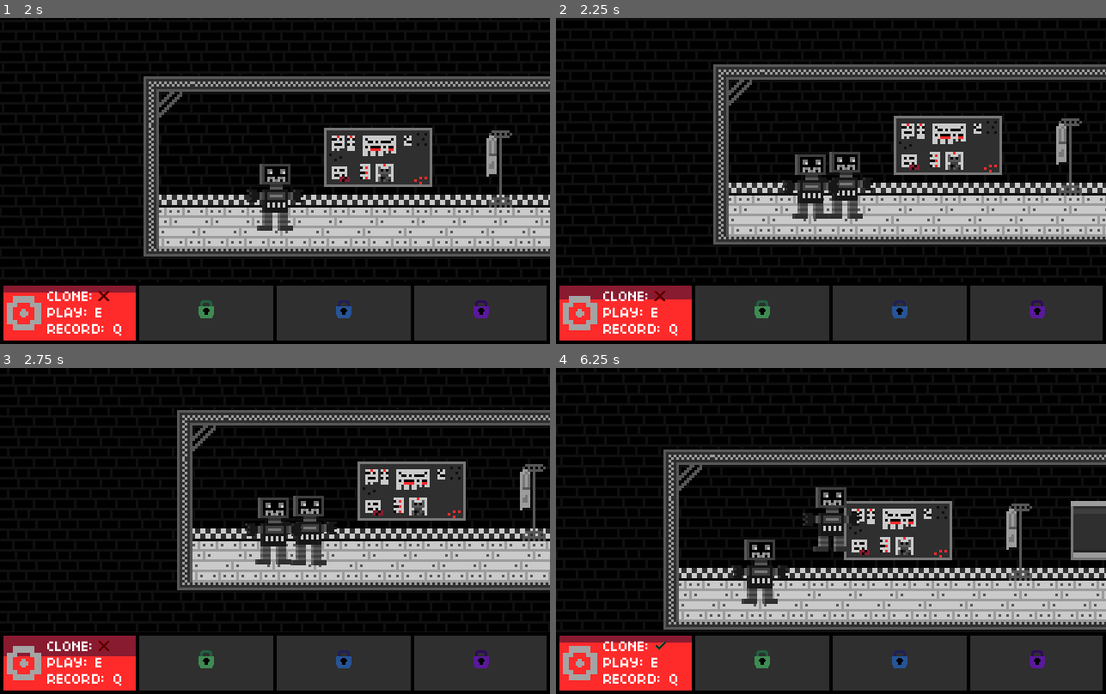
Above: before the commit, frames 1-4 (two rows, left to right).
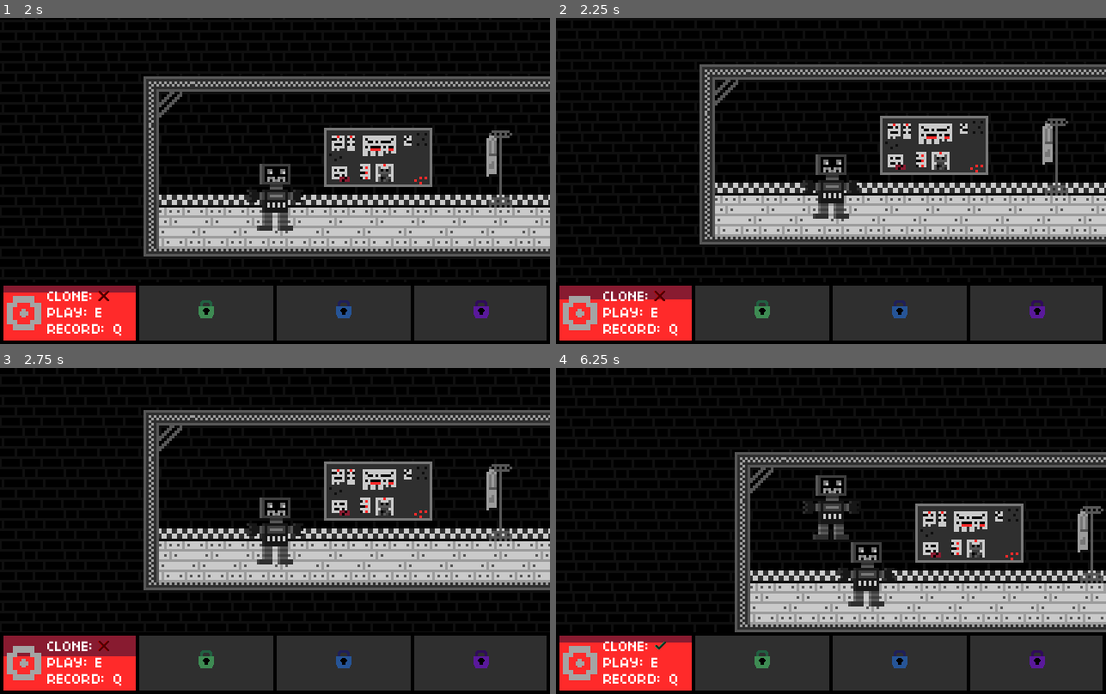
Above: after the commit, the same moments.

Repository: diabelnet/Time-Bounce
Game: Godot game, scene res://Scenes/level_1.tscn
Same seed, same stepped clock (60 frames per second), same inputs: the game is played once before the commit and once after it.
Inputs:
- Up to frame 1 (2 s): tap E (Play_Clone_1) at 0.6 s; tap W (Jump) at 0.77, 1.52 s; tap Q (Record_Clone_1) at 1.35 s
- Up to frame 2 (2.25 s): tap E (Play_Clone_1) at 2.1 s
- Up to frame 3 (2.75 s): no input
- Up to frame 4 (6.25 s): tap Q (Record_Clone_1) at 2.85, 4.35, 5.85 s; tap W (Jump) at 3.02, 3.77, 4.52, 6.02 s; tap E (Play_Clone_1) at 3.6, 5.1 s

Frame 1 is identical in both runs. In frame 2, 11% of the frame differs, in the area x 26-100%, y 14-70%; in frame 3, 13%; in frame 4, 24%, in the area x 19-100%, y 25-82%.

Commit message:
added 1 (one) more thing to if in level 1 when checking if it can replay

Diff:
--- a/Scenes/level_1.gd
+++ b/Scenes/level_1.gd
@@ -36,7 +36,7 @@
 				$replay.return_to_orginal_position()
 				did_return = true
 
-	if Input.is_action_just_pressed("Play_Clone_"+str(GameManager.controlls)) and !is_playing_replay_rn and $replay.is_recorded(): #plays recording when prompted
+	if Input.is_action_just_pressed("Play_Clone_"+str(GameManager.controlls)) and !is_playing_replay_rn and $replay.is_recorded() and !GameManager.is_recording: #plays recording when prompted
 		is_playing_replay_rn = true
 		get_tree().call_group('UI', 'start_cooldown', 3,1)
 		if $replay.play(true) == true:
